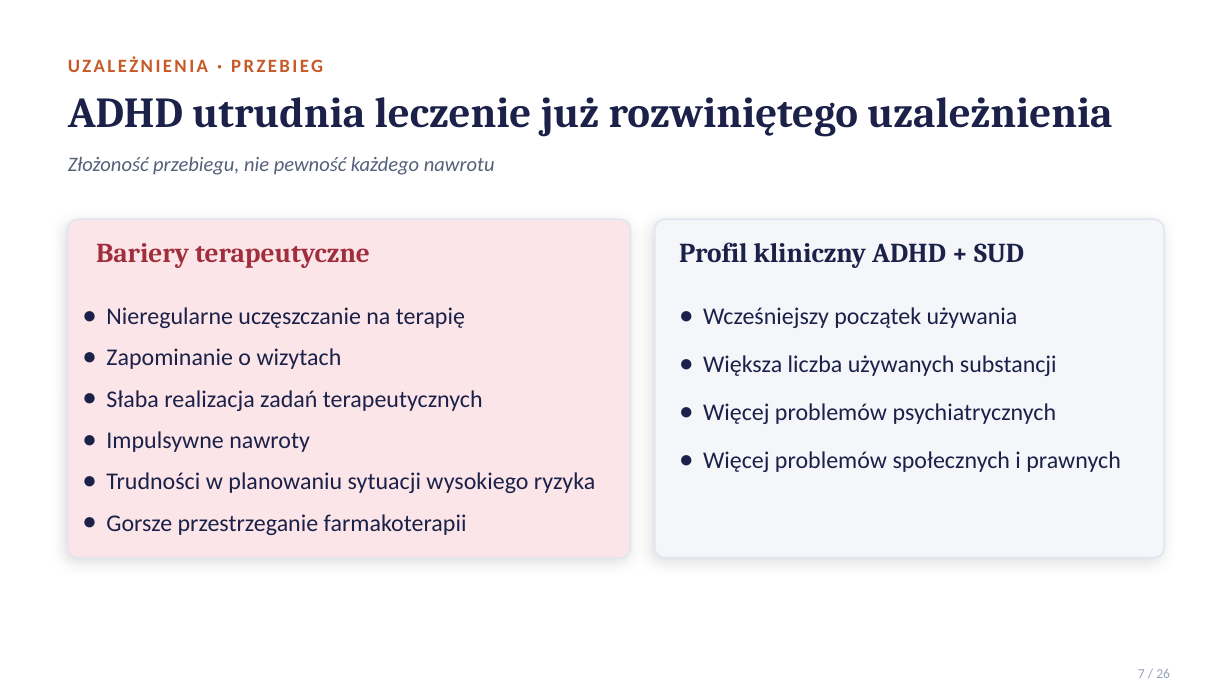
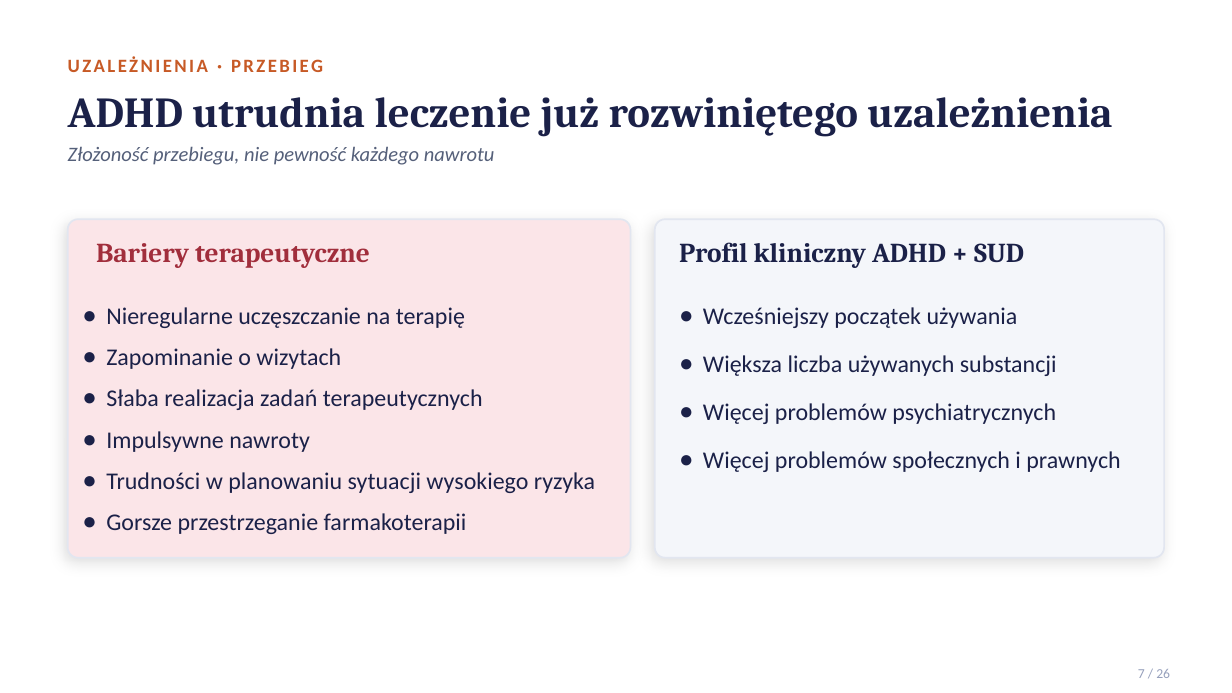
Before and after one commit to MatPomGit/NeuroHub, a slide deck: slide 7 of pages/files/adhd_prezentacja.pptx. Drawn at 1232x693 pixels with LibreOffice and Linux fonts; fonts in the diff are those of the drawing. Boxes give left, top, right and bottom in pixels: in the first picture for what was removed or moved away, otherwise in the second. Text is boxed around its words. In the diff, an @@ line names an element or a change of style, - is before the commit and + after.

```diff
--- a/pages/files/adhd_prezentacja.pptx
+++ b/pages/files/adhd_prezentacja.pptx
@@ text "Złożoność przebiegu, nie pewność każdego ...": place and size @@
-text "Złożoność przebiegu, nie pewność każdego ..." at [68, 156, 495, 175]
+text "Złożoność przebiegu, nie pewność każdego ..." at [68, 146, 495, 165]
```
Also in this commit, not shown: 13 other slides changed, 1 other file.
